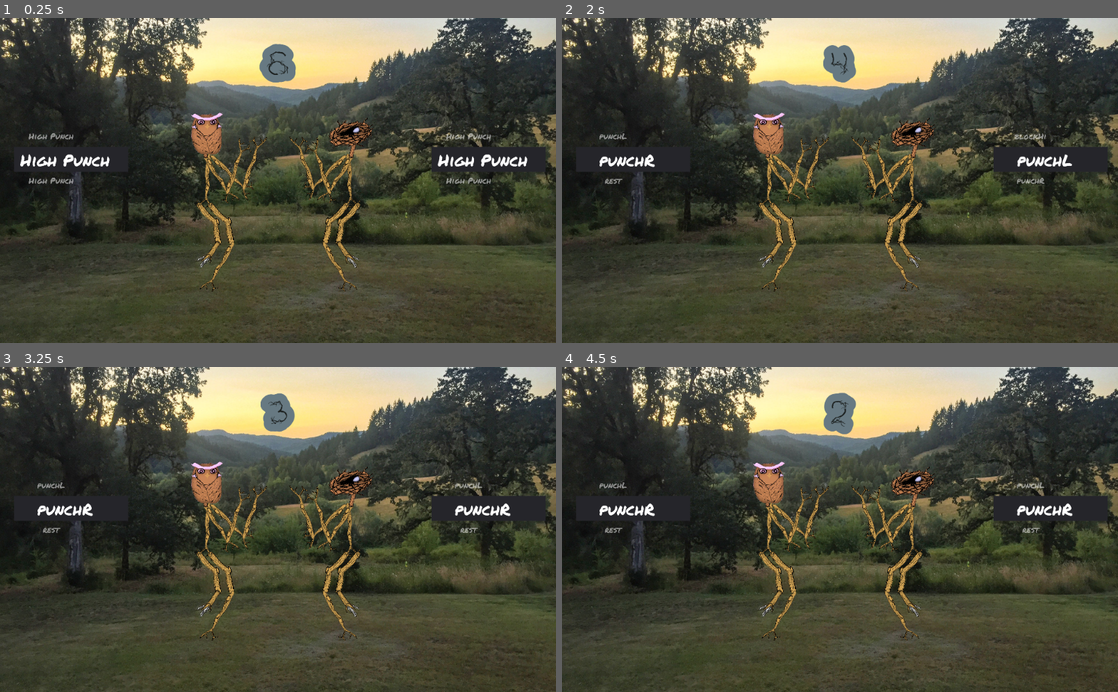
Above: before the commit, frames 1-4 (two rows, left to right).
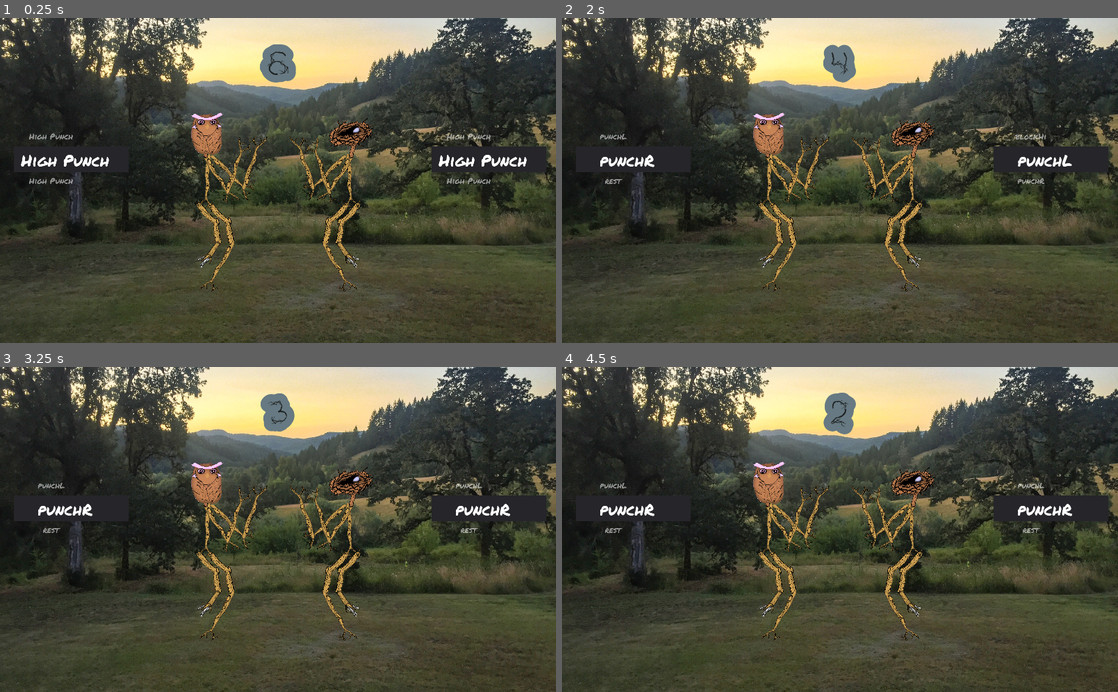
Above: after the commit, the same moments.

Repository: thesage1014/pigsSSJomt
Game: Godot game, scene res://sticky.tscn
The game is run twice, just before and just after one commit, with the same random seed, the same clock (stepped at 60 frames per second) and the same inputs.
Inputs:
- Up to frame 1 (0.25 s): no input
- Up to frame 2 (2 s): tap Enter (ui_accept) at 0.5, 0.77, 1.25, 1.52 s; tap Left (p1_a) at 0.6 s; tap Up (p1_b) at 1.35 s
- Up to frame 3 (3.25 s): tap Down (p1_c) at 2.1 s; tap Enter (ui_accept) at 2.75, 3.02 s; tap A (p2_a) at 2.85 s
- Up to frame 4 (4.5 s): tap Enter (ui_accept) at 3.5, 3.77, 4.25 s; tap E (p2_b) at 3.6 s; tap D (p2_c) at 4.35 s

The runs differ from the first frame. In frame 1, 3.1% of the frame differs, in the area x 0-100%, y 0-94%; in frame 2, 2.9%; in frame 3, 2.8%; in frame 4, 2.9%.

Commit message:
viewport scaling

Diff:
--- a/default_env.tres
+++ b/default_env.tres
@@ -5,3 +5,4 @@
 [resource]
 background_mode = 2
 background_sky = SubResource( 1 )
+ambient_light_color = Color( 0.0980392, 0.101961, 0.0823529, 1 )
--- a/project.godot
+++ b/project.godot
@@ -23,6 +23,11 @@
 config/name="pigsSSJomt"
 run/main_scene="res://sticky.tscn"
 config/icon="res://icon.png"
+
+[display]
+
+window/stretch/mode="2d"
+window/stretch/aspect="keep"
 
 [input]
 
@@ -60,4 +65,5 @@
 [rendering]
 
 quality/driver/driver_name="GLES2"
+environment/default_clear_color=Color( 0.0980392, 0.101961, 0.0823529, 1 )
 environment/default_environment="res://default_env.tres"
Not shown: 1 places in sticky.tscn that only renumber resources
